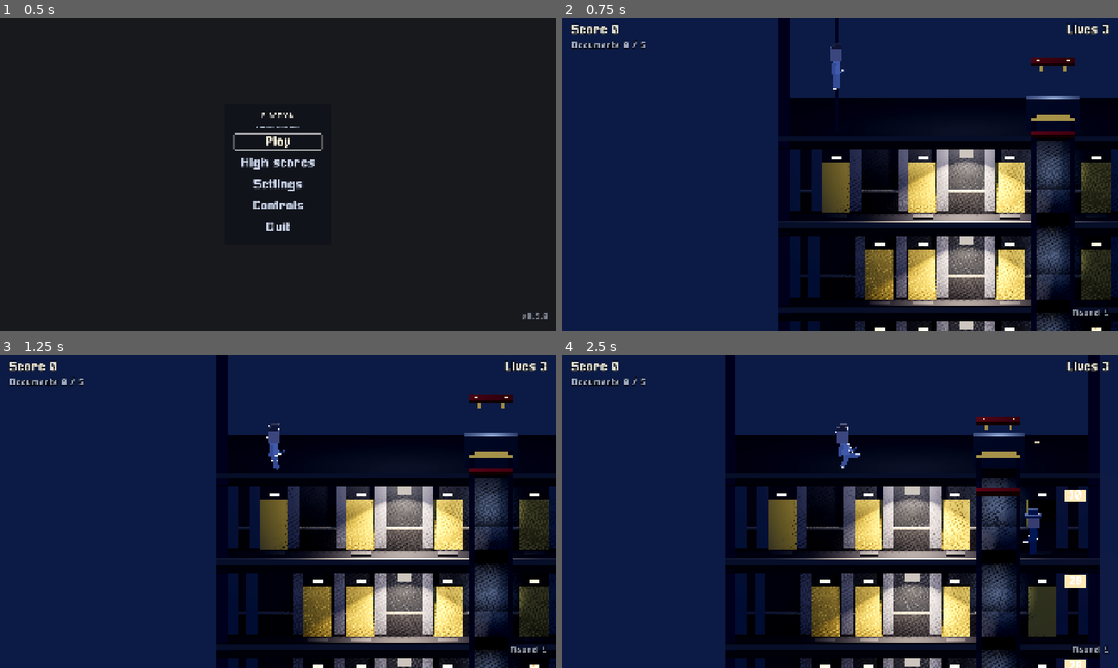
Above: before the commit, frames 1-4 (two rows, left to right).
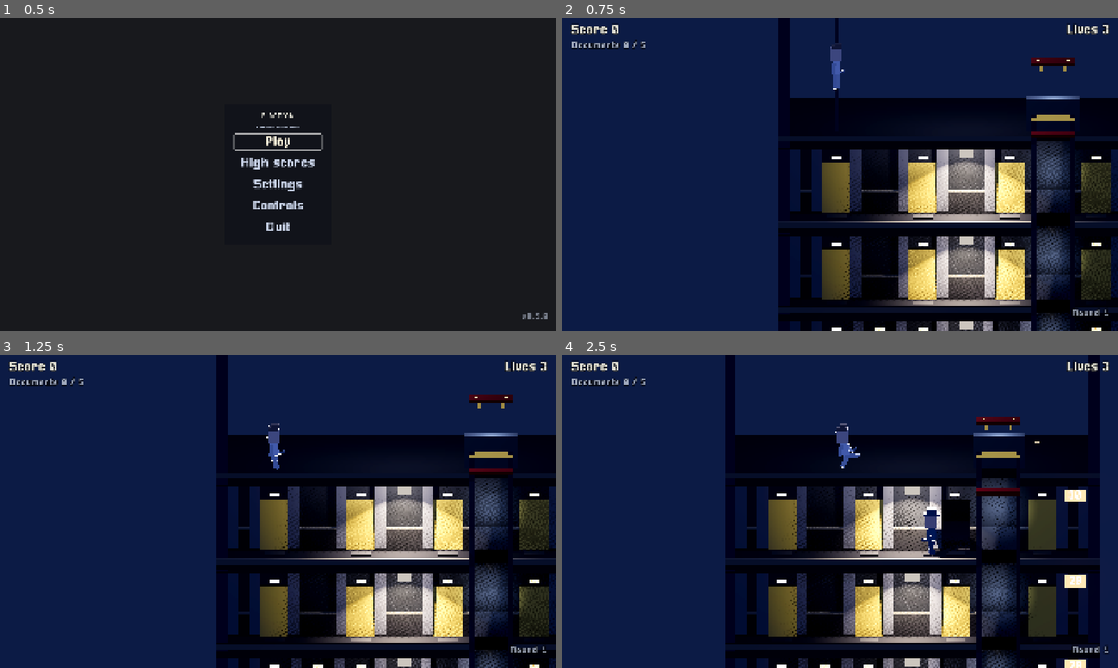
Above: after the commit, the same moments.

Repository: BalashovDmitriy/elaction
Game: Godot game, scene res://src/main.tscn
Same seed, same stepped clock (60 frames per second), same inputs: the game is played once before the commit and once after it.
Inputs (mouse positions are in pixels of both pictures, inside the frame that each line leads up to):
- Up to frame 1 (0.5 s): no input
- Up to frame 2 (0.75 s): click "Play" at 0.5 s
- Up to frame 3 (1.25 s): no input
- Up to frame 4 (2.5 s): tap Enter at 1.25 s; move the mouse to (962, 495) at 1.27 s; hold Right (move_right) 1.28-2 s; tap X (shoot) at 1.35 s; click (962, 495) at 1.42 s; tap Space (jump) at 1.52 s; drag from (728, 527) to (812, 574) at 2.02 s

Frame 1 is identical in both runs. In frame 2, 2.5% of the frame differs, in the area x 44-86%, y 58-100%; in frame 3, 2.5%; in frame 4, 5.9%, in the area x 34-89%, y 41-100%.

Commit message:
fix(m18e): находки авторевью, стены раньше лишних дверей
Лишние двери вставали раньше внутренних стен, и стен почти не осталось
(на башне 156 → 22 на 120 зданиях). Теперь стены после обязательного, места
рядом со стеной заняты, двери — в оставшееся: стен 474, на башне 168; тест
стережёт. Правки ревью: остаток документов по числу этажей, reset()
сбрасывает соль, выбор места возврата — в BuildingPlan и тестом без сцены,
один пересчёт дверей, комментарии. Перемер бота на новой раскладке; порог
теста боя 3 → 5 по замеру, кадры M18E пересняты.

Co-Authored-By: Claude Opus 5.5 (1M context) <noreply@anthropic.com>

Diff:
--- a/src/autoload/game_state.gd
+++ b/src/autoload/game_state.gd
@@ -147,13 +147,14 @@
 	documents_changed.emit(documents_collected, documents_total)
 
 
-## Обнуляет всё: счёт, жизни, документы, номер здания и тревогу.
+## Обнуляет всё: счёт, жизни, документы, номер здания, соль и тревогу.
 func reset() -> void:
 	score = 0
 	lives = STARTING_LIVES
 	documents_collected = 0
 	documents_total = 0
 	building = 1
+	salt = 0
 	_extra_life_given = false
 	alarm.enter_building()
 	score_changed.emit(score)
--- a/src/levels/building_documents.gd
+++ b/src/levels/building_documents.gd
@@ -50,6 +50,9 @@
 			plan, rules, rng, taken, band.x, band.y, band.z, chosen, routed, spans
 		)
 		left += band.z - placed
+	# Больше одной на этаж не положить: в здании ниже числа ROM остаток
+	# урезается по этажам, как и ручное число, а не падает ошибкой.
+	left = mini(left, wanted - chosen.size())
 	if left > 0:
 		left -= _lay_in(plan, rules, rng, taken, 0, rules.floors - 1, left, chosen, routed, spans)
 	if left > 0:
--- a/src/levels/building_plan.gd
+++ b/src/levels/building_plan.gd
@@ -4,8 +4,9 @@
 ## Раскладка здания: где шахты, эскалаторы, двери и лампы.
 ##
 ## Считается по [BuildingRules] и сиду, узлов и сцен не знает — поэтому
-## проверяется тестами. Сид — номер здания, чтобы одно и то же здание
-## пересобиралось одинаково (ADR-0008, пункт 2).
+## проверяется тестами. Сид — номер здания, смешанный с солью партии
+## ([method GameState.building_seed]), чтобы одно и то же здание пересобиралось
+## одинаково (ADR-0008, пункт 2; ADR-0028, решение 6).
 ##
 ## Шахты не сквозные и делят здание на полосы; там, где полоса кончается,
 ## генератор обязан поставить эскалатор — иначе спуститься будет нельзя.
@@ -156,13 +157,18 @@
 	plan._lay_exit(rules, rng, taken)
 	plan._lay_doors(rules, rng, taken)
 	plan._lay_lamps(rules, taken)
-	# Двери сверх обязательной — после ламп: их по карте до двенадцати на этаж,
-	# и займи они места первыми, лампе пришлось бы делить место с дверью на
-	# каждом тесном этаже (ADR-0028, решение 2).
+	# Стены — после обязательного и до дверей сверх него: стена проверяется по
+	# достижимости документов и выхода, а лишним дверям она нужна уже стоящей.
+	# Встань лишние двери первыми, стене на башне места не оставалось бы: четыре
+	# двери на семь мест, и стен там стало 22 вместо 156 (авторевью M18e).
+	plan._lay_walls(rules, rng)
+	plan._reserve_beside_walls(rules, taken)
+	# Двери сверх обязательной — последними: их по карте до двенадцати на этаж,
+	# и займи они места раньше, лампе пришлось бы делить место с дверью, а стене
+	# не найтись вовсе (ADR-0028, решение 2).
 	plan._lay_more_doors(rules, rng, taken)
-	# Стены и двухэтажные пары — последними: обе проверяются по достижимости
-	# документов и выхода, а значит те уже должны стоять.
-	plan._lay_walls(rules, rng)
+	# Двухэтажные пары проверяются по достижимости документов и выхода, а
+	# значит те уже должны стоять.
 	BuildingDecks.lay(plan, rules, rng)
 	return plan
 
@@ -299,6 +305,41 @@
 		if _is_clear(rules, floor_index, x):
 			spots.append(x)
 	return spots
+
+
+## Места из [param spots] того же куска этажа, на котором стоит [param from_x].
+##
+## Возвращаться Otto обязан на свою сторону: этаж режут проёмы и глухие стены
+## (ADR-0024, решение 5), и за стеной может не оказаться ни лифта, ни эскалатора.
+## Место выбирается по живым агентам, а самое дальнее от них — как раз за стеной:
+## без этого отбора Otto воскресал бы там, откуда не уйти, и умирал бы туда снова.
+##
+## Погибший в кабине стоит над проёмом шахты, ни в одном куске: тогда берётся
+## ближайший кусок с местами — с него в кабину садятся. Отдай тут всё, Otto
+## воскресал бы в кармане за эскалатором, откуда хода нет (перемер M18e).
+##
+## Здесь, а не в уровне: счёт — одна раскладка, и проверяется он без сцены.
+##
+## Мест нет ни в одном куске — отдаётся всё, что было: остаться вовсе без места
+## хуже, чем встать не на своей половине.
+func spots_on_the_same_piece(
+	rules: BuildingRules, floor_index: int, from_x: float, spots: PackedFloat64Array
+) -> PackedFloat64Array:
+	var pieces := spans_between(blocks_on(rules, floor_index), rules.floor_span(floor_index))
+	var best := PackedFloat64Array()
+	var best_gap := INF
+	for piece: Vector2 in pieces:
+		var same := PackedFloat64Array()
+		for x: float in spots:
+			if x >= piece.x and x <= piece.y:
+				same.append(x)
+		if same.is_empty():
+			continue
+		var gap := maxf(maxf(piece.x - from_x, from_x - piece.y), 0.0)
+		if gap < best_gap:
+			best_gap = gap
+			best = same
+	return spots if best.is_empty() else best
 
 
 func _is_clear(rules: BuildingRules, floor_index: int, x: float) -> bool:
@@ -667,14 +708,26 @@
 
 ## Двери сверх обязательной: до числа карты, сколько влезет в оставшееся.
 func _lay_more_doors(rules: BuildingRules, rng: RandomNumberGenerator, taken: Dictionary) -> void:
+	# Счёт по этажам — одним проходом: двери сверх него встают только на свой
+	# этаж и чужого счёта не меняют.
+	var placed: Dictionary = {}
+	for door in doors:
+		placed[door.floor_index] = int(placed.get(door.floor_index, 0)) + 1
 	for index in floors:
-		var placed := 0
-		for door in doors:
-			if door.floor_index == index:
-				placed += 1
-		for _number in rules.doors_on(index) - placed:
+		for _number in rules.doors_on(index) - int(placed.get(index, 0)):
 			if not place_door(rules, rng, taken, index, false):
 				break
+
+
+## Занимает места вплотную к стенам: дверь за стеной — дверь, в которую не
+## войти. Тем же зазором стена сама обходит двери ([method _wall_blockers]).
+func _reserve_beside_walls(rules: BuildingRules, taken: Dictionary) -> void:
+	var reach := (rules.slot_x(1) - rules.slot_x(0)) * 0.5 + rules.inner_wall_width * 0.5
+	for wall in walls:
+		var span := rules.slot_range(wall.floor_index)
+		for slot in range(span.x, span.y + 1):
+			if absf(rules.slot_x(slot) - wall.x) < reach:
+				_occupy(taken, wall.floor_index, slot)
 
 
 ## Ставит дверь на свободное место этажа. Возвращает false, если места не нашлось.
@@ -721,8 +774,10 @@
 ## Этаж делится на столько зон, сколько ламп, и каждая встаёт в ближайшее к
 ## середине своей зоны свободное место.
 ##
-## Лампы кладутся последними и уступают шахтам, эскалаторам и дверям, поэтому
-## свободного места может не хватить — тогда ламп меньше. **Но не ноль:** этаж
+## Лампы уступают шахтам, эскалаторам и обязательной двери — двери сверх неё
+## встают уже после ламп ([method _lay_more_doors]), — поэтому свободного места
+## может не хватить, и тогда ламп меньше. Тёмный этаж карты ламп не просит вовсе
+## ([method BuildingRules.is_unlit]). **Прочий — не ноль:** этаж
 ## без единой лампы не светел и погасить его нечем — для правила темноты он
 ## навсегда освещённый, хотя в кадре он чёрный. Когда свободных мест не
 ## осталось, лампа делит место с дверью: дверь стоит у задней стены, лампа
--- a/src/levels/greybox_level.gd
+++ b/src/levels/greybox_level.gd
@@ -118,7 +118,7 @@
 ## Правила здания. Пустые — значит берутся по умолчанию.
 @export var rules: BuildingRules
 
-## Сид здания. Им служит номер здания: раскладка меняется от здания к зданию.
+## Сид здания: номер здания с солью партии ([method GameState.building_seed]).
 @export var building_seed: int = 1
 
 ## Выпускать ли агентов из дверей. Выключается в тестах проходимости: они
@@ -897,7 +897,9 @@
 	var spots := _plan.safe_spots(rules, index)
 	if spots.is_empty():
 		return _plan.safe_x(rules, index)
-	spots = _spots_on_the_same_piece(index, WorldSpace.to_plane(otto.global_position).x, spots)
+	# Своя сторона этажа, а не та, что за стеной или проёмом.
+	var from_x := WorldSpace.to_plane(otto.global_position).x
+	spots = _plan.spots_on_the_same_piece(rules, index, from_x, spots)
 
 	var agents := _agents_on(index)
 	var best := spots[0]
@@ -914,39 +916,6 @@
 	return best
 
 
-## Места того же куска этажа, на котором стоит [param from_x].
-##
-## Возвращаться Otto обязан на свою сторону: этаж режут проёмы и глухие стены
-## (ADR-0024, решение 5), и за стеной может не оказаться ни лифта, ни эскалатора.
-## Место выбирается по живым агентам, а самое дальнее от них — как раз за стеной:
-## без этого отбора Otto воскресал бы там, откуда не уйти, и умирал бы туда снова.
-##
-## Погибший в кабине стоит над проёмом шахты, ни в одном куске: тогда берётся
-## ближайший кусок с местами — с него в кабину садятся. Отдай тут всё, Otto
-## воскресал бы в кармане за эскалатором, откуда хода нет (перемер M18e).
-##
-## Мест нет ни в одном куске — отдаётся всё, что было: остаться вовсе без места
-## хуже, чем встать не на своей половине.
-func _spots_on_the_same_piece(
-	index: int, from_x: float, spots: PackedFloat64Array
-) -> PackedFloat64Array:
-	var pieces := BuildingPlan.spans_between(_plan.blocks_on(rules, index), rules.floor_span(index))
-	var best := PackedFloat64Array()
-	var best_gap := INF
-	for piece: Vector2 in pieces:
-		var same := PackedFloat64Array()
-		for x: float in spots:
-			if x >= piece.x and x <= piece.y:
-				same.append(x)
-		if same.is_empty():
-			continue
-		var gap := maxf(maxf(piece.x - from_x, from_x - piece.y), 0.0)
-		if gap < best_gap:
-			best_gap = gap
-			best = same
-	return spots if best.is_empty() else best
-
-
 func _on_pit_entered(body: Node3D) -> void:
 	var victim := body as Otto
 	if victim == null:
--- a/tests/test_building_architecture.gd
+++ b/tests/test_building_architecture.gd
@@ -352,35 +352,34 @@
 ## Над проёмом шахты нет куска этажа, и раньше возврат выбирал из всех мест —
 ## на навыке 10 Otto воскресал в кармане за эскалатором, откуда хода нет
 ## (перемер M18e). Теперь — ближайший к шахте кусок: с него в кабину садятся.
+##
+## Счёт — одна раскладка, и сцену ради него не поднимаем.
 func test_a_rider_killed_in_a_car_comes_back_beside_its_shaft() -> void:
 	for skill: int in [0, 10]:
 		var rules := BuildingRules.new()
 		rules.skill = skill
 		for building_seed: int in [1, 2, 3]:
-			var level := _build(building_seed, false, rules)
-			var plan := level.plan()
+			var plan := BuildingPlan.generate(rules, building_seed)
 			for shaft in plan.shafts:
 				for index: int in range(maxi(shaft.top, 0), shaft.bottom + 1):
 					var spots := plan.safe_spots(rules, index)
 					if spots.is_empty():
 						continue
-					var chosen := level._spots_on_the_same_piece(index, shaft.x, spots)
+					var chosen := plan.spots_on_the_same_piece(rules, index, shaft.x, spots)
 					assert_true(
-						_on_one_piece(level, index, chosen),
+						_on_one_piece(plan, rules, index, chosen),
 						(
 							"навык %d, сид %d, этаж %d: возврат из шахты x=%.1f по разным кускам"
 							% [skill, building_seed, index, shaft.x]
 						)
 					)
-			_drop(level)
 
 
 ## Лежат ли все места на одном куске этажа — между одними и теми же проёмами.
-func _on_one_piece(level: GreyboxLevel, index: int, spots: PackedFloat64Array) -> bool:
-	var rules := level.rules
-	var pieces := BuildingPlan.spans_between(
-		level.plan().blocks_on(rules, index), rules.floor_span(index)
-	)
+func _on_one_piece(
+	plan: BuildingPlan, rules: BuildingRules, index: int, spots: PackedFloat64Array
+) -> bool:
+	var pieces := BuildingPlan.spans_between(plan.blocks_on(rules, index), rules.floor_span(index))
 	for piece: Vector2 in pieces:
 		var inside := true
 		for x: float in spots:
--- a/tests/test_building_map.gd
+++ b/tests/test_building_map.gd
@@ -47,7 +47,8 @@
 ## Этаж по кадру не пустее оригинала: двери стоят по карте, пока есть место.
 ##
 ## На этаже без эскалаторов дверей ровно столько, сколько даёт карта, или
-## столько, сколько мест осталось после шахт, ламп и выхода. Эскалатор
+## столько, сколько мест осталось после шахт, ламп и выхода. Этажи со стеной
+## пропускаются: стена занимает места рядом с собой. Эскалатор
 ## занимает места и на своём этаже, и на нижнем, и его этажи проверяются только
 ## сверху: в полосе эскалаторов башни они съедают четыре места из семи, и
 ## дверь там одна (ADR-0028, решение 2).
@@ -57,7 +58,7 @@
 		for building_seed: int in SEEDS:
 			var plan := BuildingPlan.generate(rules, building_seed)
 			for index: int in rules.floors:
-				if _touched_by_an_escalator(plan, index):
+				if _touched_by_an_escalator(plan, index) or _has_a_wall(plan, index):
 					continue
 				var span := rules.slot_range(index)
 				var room := span.y - span.x + 1 - _shafts_on(plan, index) - _lamps_on(plan, index)
@@ -85,6 +86,13 @@
 				Arcade.doors_on_floor(rom),
 				"сид %d: широкий этаж %d пустее экрана оригинала" % [building_seed, index]
 			)
+
+
+func _has_a_wall(plan: BuildingPlan, floor_index: int) -> bool:
+	for wall in plan.walls:
+		if wall.floor_index == floor_index:
+			return true
+	return false
 
 
 func _touched_by_an_escalator(plan: BuildingPlan, floor_index: int) -> bool:
@@ -188,3 +196,19 @@
 	var plain := BuildingPlan.generate(rules, 3)
 	var other := BuildingPlan.generate(rules, salted)
 	assert_ne(plain.document_floors(), other.document_floors(), "другое здание")
+
+
+## Плотные двери не вытесняют стены: стены встают раньше дверей сверх
+## обязательной. Когда было наоборот, на башне их осталось 22 из 156 на 120
+## зданиях (авторевью M18e); по ставке [member BuildingRules.wall_chance] на
+## 24 зданиях теста их ждут около сорока.
+func test_dense_doors_leave_room_for_walls_in_the_tower() -> void:
+	var tower := 0
+	for skill: int in SKILLS:
+		var rules := _rules(skill)
+		for building_seed: int in SEEDS:
+			var plan := BuildingPlan.generate(rules, building_seed)
+			for wall in plan.walls:
+				if not rules.is_wide(wall.floor_index):
+					tower += 1
+	assert_gte(tower, 20, "стен на башне %d — двери их вытеснили" % tower)
--- a/tests/test_building_playthrough.gd
+++ b/tests/test_building_playthrough.gd
@@ -63,15 +63,17 @@
 
 ## Во сколько смертей бою позволено обойтись боту на одном здании.
 ##
-## Замер 2026-09-23, после боя по ROM (ADR-0027), навык 0 — первое здание на
-## лёгком уровне: **0, 0, 0** на сидах 1–3 и 0, 1, 0 на сидах 4–6
-## (`tools/playthrough.gd --agents --endless`). До M18d было 5, 2 и 1: агентов
-## было восемь, и стреляли они с шести метров без замаха злости.
-##
-## Шкала по навыку (`--skill=N`, сиды 1–3): 3 — 1, 3, 5; 6 — 39, 33, 15;
-## 10 — 9, 19, 11. Бот проходит здание на любом; пик на шести — свойство бота:
-## там агенты уже быстры, но стоят, а на десяти три выстрела из четырёх лёжа,
-## и от такой пули бот прыгает лучше, чем выигрывает дуэль.
+## Замер 2026-09-23, после здания по карте (ADR-0028), навык 0 — первое здание
+## на лёгком уровне: **0, 1, 0** на сидах 1–3 (`tools/playthrough.gd --agents
+## --endless`); этот тест на сиде 2 насчитал 4. В M18d было 0, 0, 0 и порог 3:
+## дверей с M18e в два с половиной раза больше, и агенты выходят ближе — первое
+## здание стало дороже по решению вехи, а не по поломке.
+##
+## Шкала по навыку (`--skill=N`, сиды 1–3): 3 — 4, 7, 0; 6 — 10, 36, 41 (на
+## третьем бот собрал всё, но не уложился в 12000 шагов); 10 — 22, 11, 21.
+## Пик на шести — свойство бота, как и в M18d: там агенты уже быстры, но
+## стоят, а на десяти три выстрела из четырёх лёжа, и от такой пули бот прыгает
+## лучше, чем выигрывает дуэль.
 ##
 ## Поэтому порог с запасом, а не впритык к худшему: подгонять его под
 ## неустойчивое число — значит закрепить в проверке шум. Ловит он просадку
@@ -81,7 +83,7 @@
 ## Число это — о сложности игры, и правится оно замером, а не подгонкой под
 ## зелёный тест (ADR-0016). Выросло — значит бой стал злее, и решать надо,
 ## хотели мы этого или нет.
-const DEATHS_ALLOWED: int = 3
+const DEATHS_ALLOWED: int = 5
 
 ## Сколько шагов боту даётся на то, чтобы хоть как-то продвинуться, прежде чем
 ## прогон признаётся зациклившимся.
Not shown, changed: docs/STATUS.md
Not shown, changed: docs/adr/0028-building-by-the-map.md
